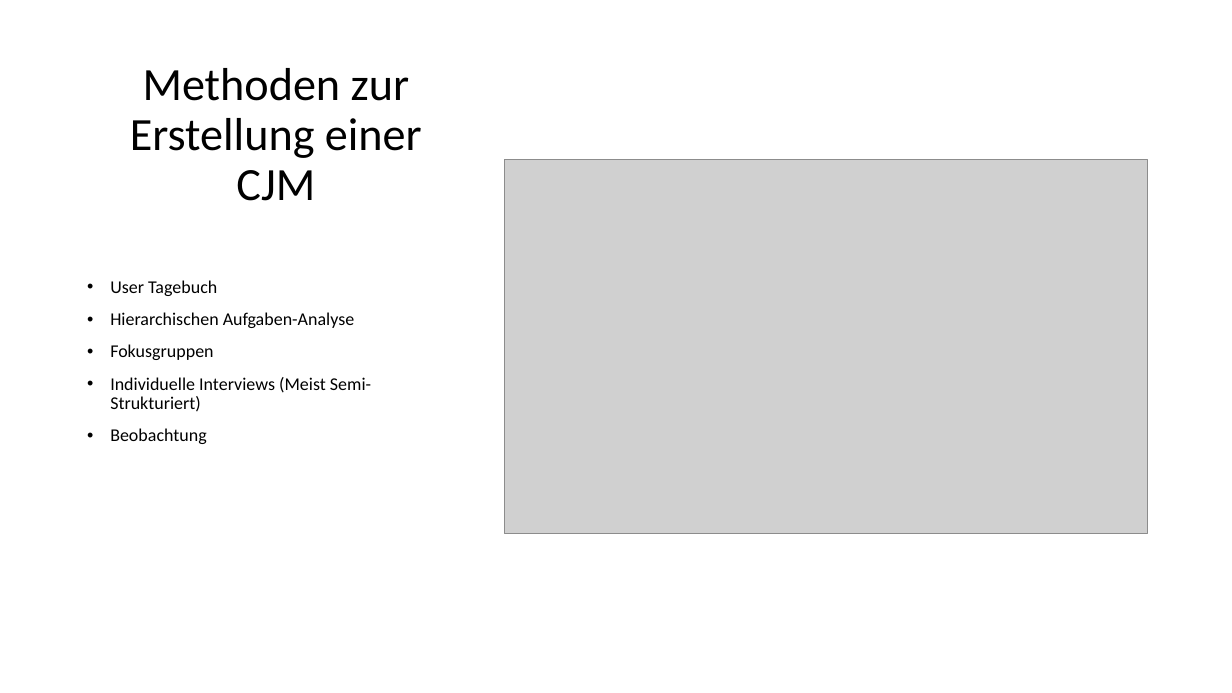
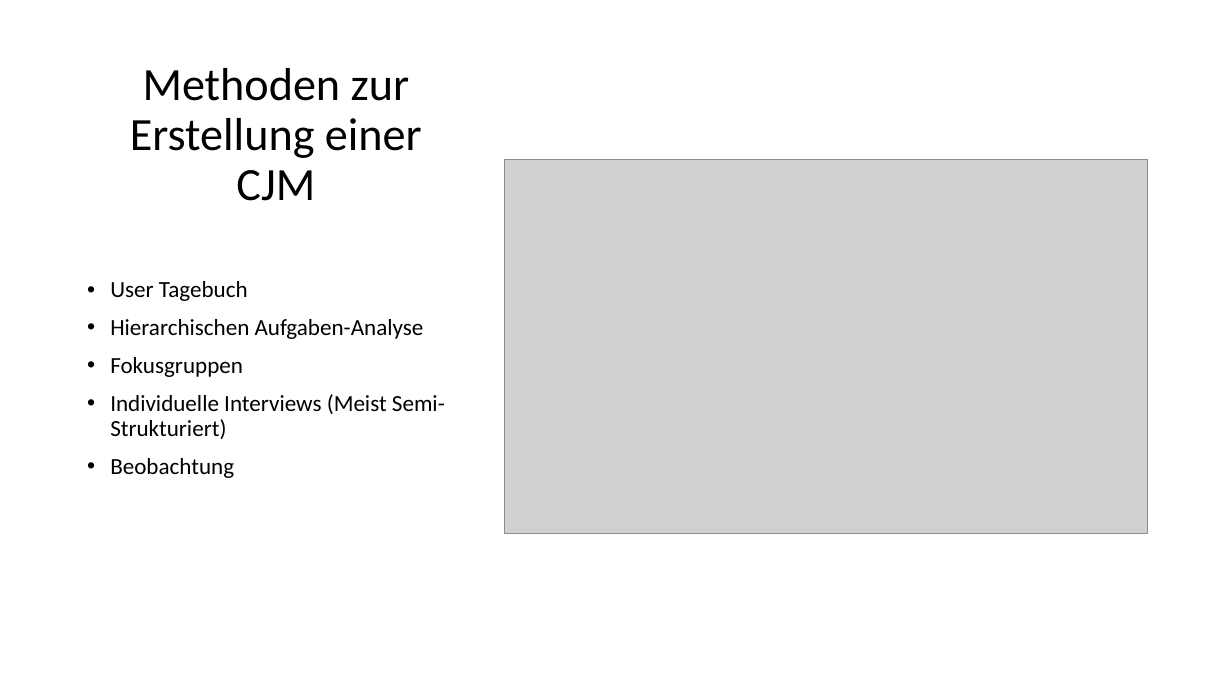
Before and after one commit to TimBoeckel/HCI-Sem-JourneyMaps, a slide deck: slide 10 of Praesentation/Präsentation_Final_Final.pptx. Drawn at 1232x693 pixels with LibreOffice and Linux fonts; fonts in the diff are those of the drawing; grey boxes stand for pictures. Boxes give left, top, right and bottom in pixels: in the first picture for what was removed or moved away, otherwise in the second. Text is boxed around its words. In the diff, an @@ line names an element or a change of style, - is before the commit and + after.

```diff
--- a/Praesentation/Präsentation_Final_Final.pptx
+++ b/Praesentation/Präsentation_Final_Final.pptx
@@ text "User Tagebuch" at [110, 281, 445, 478]: size 14 to 18 pt @@
```
Also in this commit, not shown: 7 other slides changed, 1 other file.
